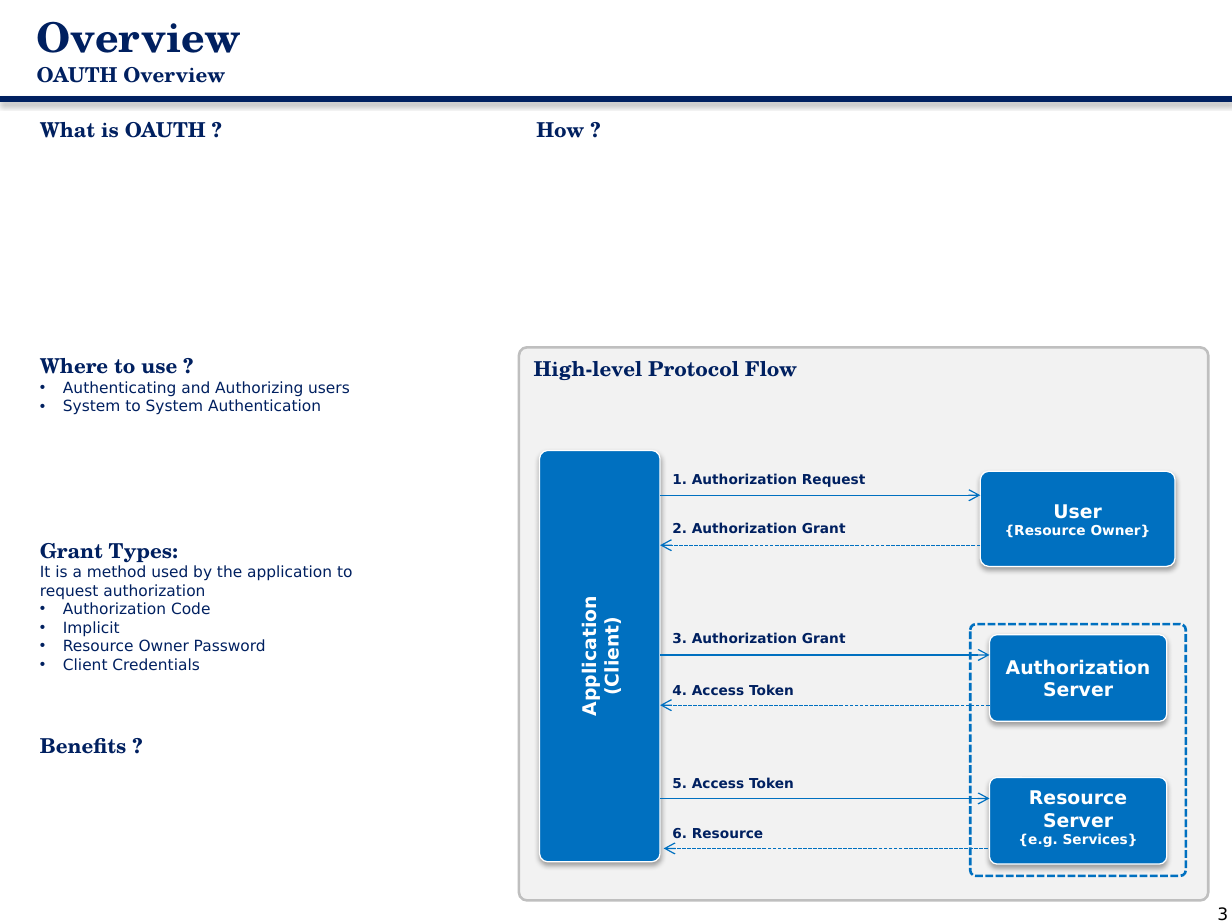
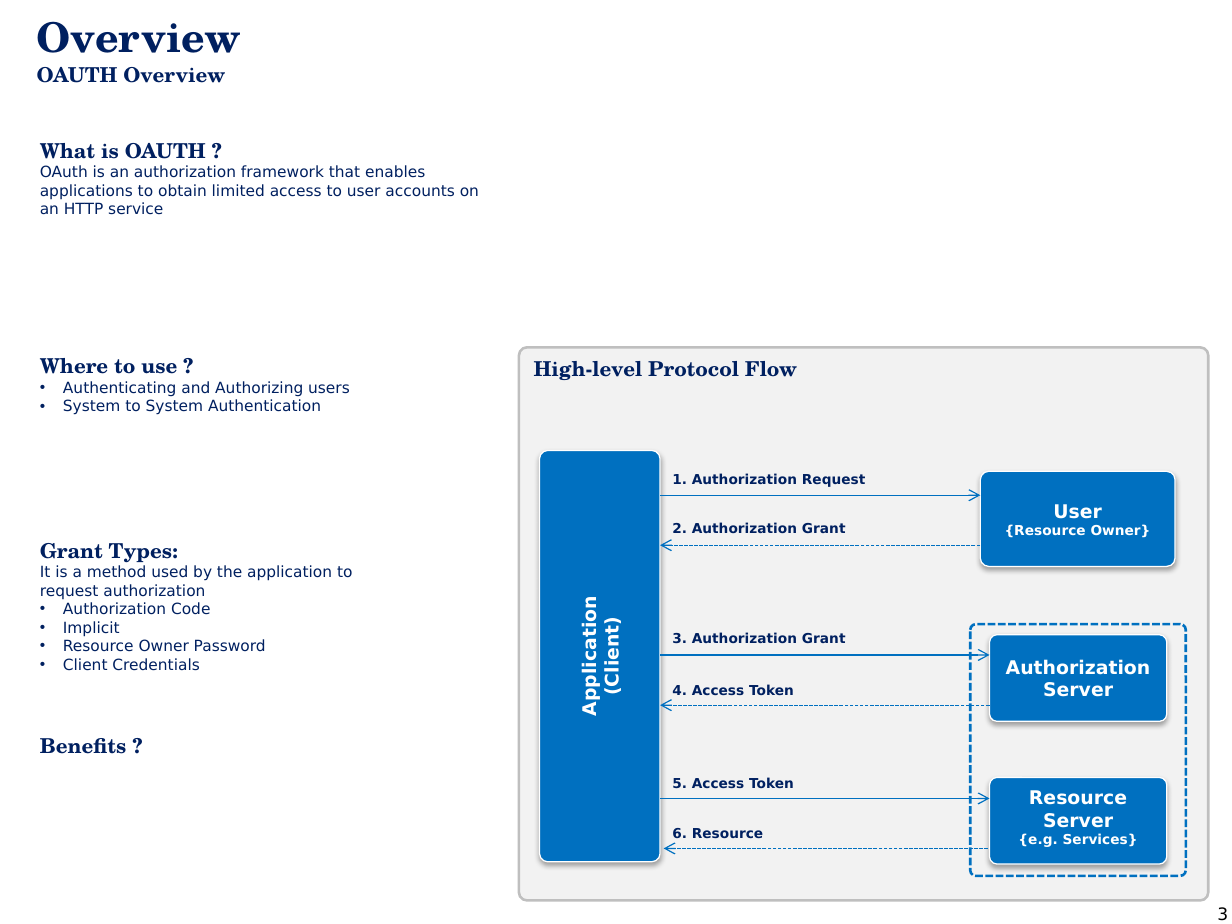
Before and after one commit to ramamenda/Security, a slide deck: slide 3 of OAUTH 2 Overview.pptx. Drawn at 1232x924 pixels with LibreOffice and Linux fonts; fonts in the diff are those of the drawing. Boxes give left, top, right and bottom in pixels: in the first picture for what was removed or moved away, otherwise in the second. Text is boxed around its words. In the diff, an @@ line names an element or a change of style, - is before the commit and + after.

```diff
--- a/OAUTH 2 Overview.pptx
+++ b/OAUTH 2 Overview.pptx
@@ line removed from (0, 99) to (1232, 99) @@
@@ text "What is OAUTH ?": place and size @@
-text "What is OAUTH ?" at (40,122,206,138)
+text "What is OAUTH ?" at (40,143,479,215)
@@ text removed at (536,122,584,138) @@
-How ?
@@ text at (40,165,479,215): paragraph added @@
+OAuth is an authorization framework that enables applications to obtain limited access to user accounts on an HTTP service
```
Also in this commit, not shown: 10 other slides changed, 2 slides removed.
